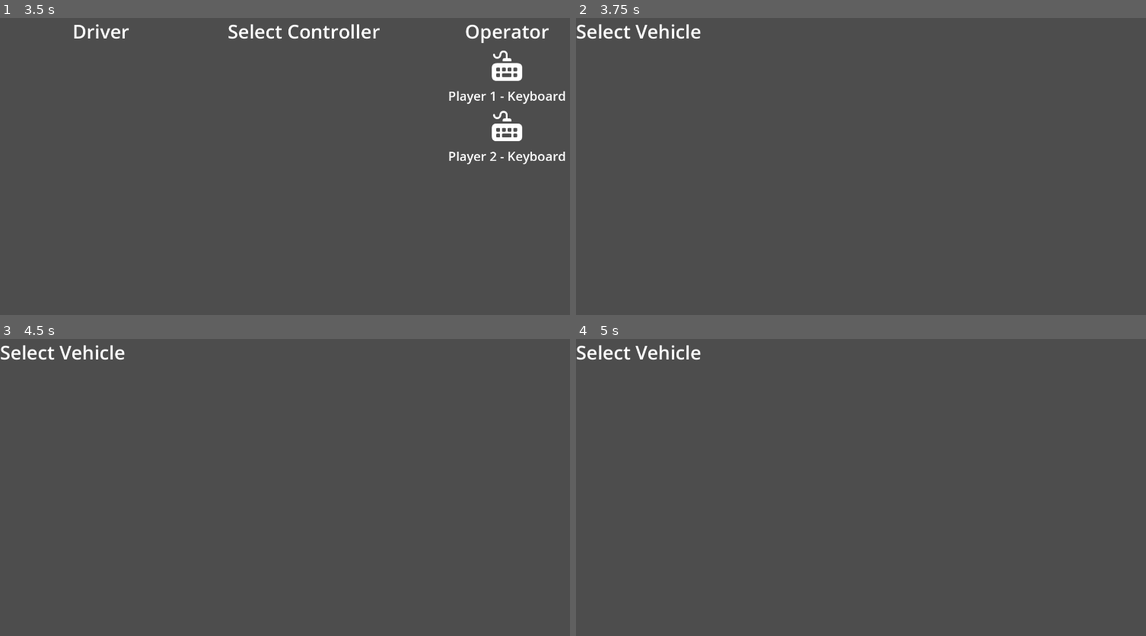
Above: before the commit, frames 1-4 (two rows, left to right).
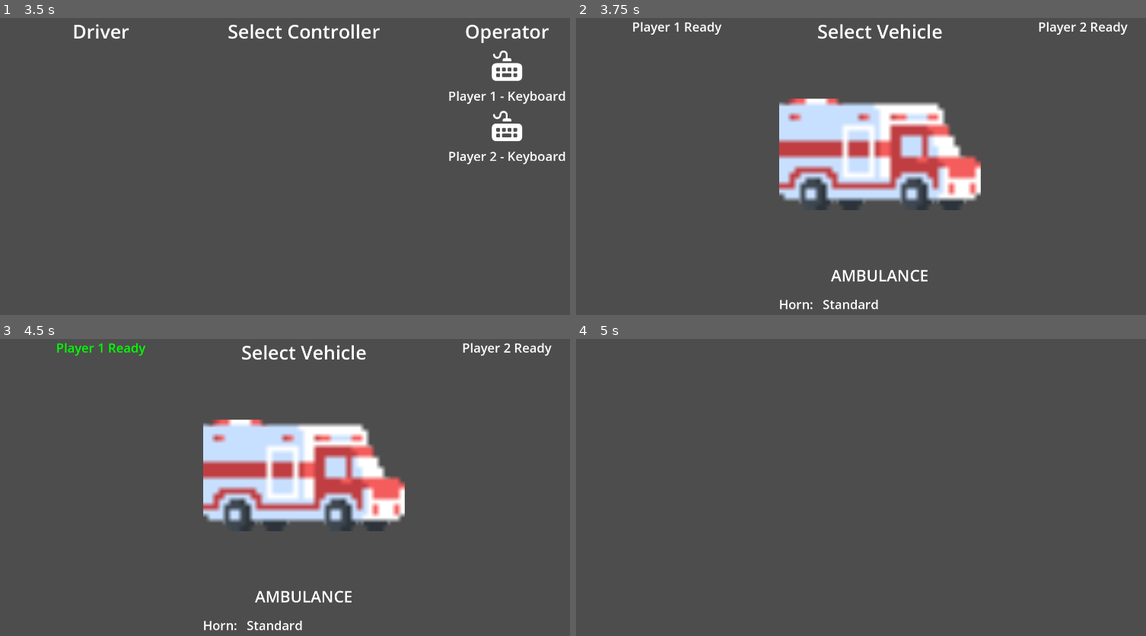
Above: after the commit, the same moments.

Repository: firefly2442/godot-tor-sven-game
Game: Godot game, scene res://scenes/Main.tscn
The game is run twice, just before and just after one commit, with the same random seed, the same clock (stepped at 60 frames per second) and the same inputs. The engine's default icon, where the game draws it, is replaced by a stand-in: a white triangle on a blue panel in a dark square.
Inputs:
- Up to frame 1 (3.5 s): tap Enter (action_p2) at 0.5, 0.8, 1.35, 2 s; hold D (right_p1) 0.53-1.28 s; hold E (action_p1) 0.53-1.28 s; tap Space at 1.25, 2.75 s; hold Q (back_p1) 1.28-2.03 s; tap Backspace (back_p2) at 1.55, 2.1 s; hold D (right_p1) 2.03-2.78 s; tap Left (left_p2) at 2.3, 2.85 s; hold W (up_p1) from 2.78 s (still down); tap Right (right_p2) at 3.05 s
- Up to frame 2 (3.75 s): tap Enter (action_p2) at 3.5 s; release W (up_p1) at 3.53 s; hold A (left_p1) from 3.53 s (still down); hold E (action_p1) from 3.53 s (still down); tap Right (right_p2) at 3.6 s
- Up to frame 3 (4.5 s): keep holding A (left_p1); tap Space at 4.25 s; release E (action_p1) at 4.28 s; tap E (action_p1) at 4.35 s
- Up to frame 4 (5 s): keep holding A (left_p1); tap Enter (action_p2) at 4.55 s

Frame 1 is identical in both runs. In frame 2, 13% of the frame differs, in the area x 0-97%, y 1-99%; in frame 3, 13%; in frame 4, 0.4%.

Commit message:
feat: add Garage Scene to select vehicle

Diff:
--- a/scenes/Garage.tscn
+++ b/scenes/Garage.tscn
@@ -1,25 +1,80 @@
-[gd_scene load_steps=2 format=3 uid="uid://b5t5uspulig2g"]
+[gd_scene load_steps=3 format=3 uid="uid://b5t5uspulig2g"]
 
 [ext_resource type="Script" uid="uid://miwv1qfonbif" path="res://scripts/Garage.gd" id="1_75lht"]
+[ext_resource type="Texture2D" uid="uid://de2nqu1h070us" path="res://scenes/entities/player_vehicles/ambulance/ambulance.png" id="2_vgbj5"]
 
-[node name="Garage" type="Control"]
-layout_mode = 3
-anchors_preset = 15
-anchor_right = 1.0
-anchor_bottom = 1.0
-grow_horizontal = 2
-grow_vertical = 2
+[node name="Garage" type="Node2D"]
 script = ExtResource("1_75lht")
 
-[node name="HBoxContainer" type="HBoxContainer" parent="."]
-layout_mode = 0
-offset_right = 395.0
-offset_bottom = 83.0
+[node name="MarginContainer" type="MarginContainer" parent="."]
+offset_right = 1920.0
+offset_bottom = 1080.0
 
-[node name="VBoxContainer" type="VBoxContainer" parent="HBoxContainer"]
+[node name="VBoxContainer" type="VBoxContainer" parent="MarginContainer"]
 layout_mode = 2
 
-[node name="Label" type="Label" parent="HBoxContainer/VBoxContainer"]
+[node name="HBoxContainer" type="HBoxContainer" parent="MarginContainer/VBoxContainer"]
+layout_mode = 2
+size_flags_vertical = 3
+
+[node name="VBoxContainer3" type="VBoxContainer" parent="MarginContainer/VBoxContainer/HBoxContainer"]
+layout_mode = 2
+size_flags_horizontal = 3
+
+[node name="Player1ReadyLabel" type="Label" parent="MarginContainer/VBoxContainer/HBoxContainer/VBoxContainer3"]
+unique_name_in_owner = true
+layout_mode = 2
+theme_override_font_sizes/font_size = 40
+text = "Player 1 Ready"
+horizontal_alignment = 1
+
+[node name="VBoxContainer" type="VBoxContainer" parent="MarginContainer/VBoxContainer/HBoxContainer"]
+layout_mode = 2
+size_flags_horizontal = 3
+theme_override_constants/separation = 30
+
+[node name="Label" type="Label" parent="MarginContainer/VBoxContainer/HBoxContainer/VBoxContainer"]
 layout_mode = 2
 theme_override_font_sizes/font_size = 60
 text = "Select Vehicle"
+horizontal_alignment = 1
+
+[node name="VehicleTextureRect" type="TextureRect" parent="MarginContainer/VBoxContainer/HBoxContainer/VBoxContainer"]
+unique_name_in_owner = true
+layout_mode = 2
+texture = ExtResource("2_vgbj5")
+expand_mode = 4
+stretch_mode = 5
+
+[node name="VehicleLabel" type="Label" parent="MarginContainer/VBoxContainer/HBoxContainer/VBoxContainer"]
+unique_name_in_owner = true
+layout_mode = 2
+theme_override_font_sizes/font_size = 50
+text = "Ambulance"
+horizontal_alignment = 1
+
+[node name="HBoxContainer" type="HBoxContainer" parent="MarginContainer/VBoxContainer/HBoxContainer/VBoxContainer"]
+layout_mode = 2
+theme_override_constants/separation = 30
+
+[node name="HornLabel" type="Label" parent="MarginContainer/VBoxContainer/HBoxContainer/VBoxContainer/HBoxContainer"]
+layout_mode = 2
+theme_override_font_sizes/font_size = 40
+text = "Horn:"
+
+[node name="SelectedHornLabel" type="Label" parent="MarginContainer/VBoxContainer/HBoxContainer/VBoxContainer/HBoxContainer"]
+unique_name_in_owner = true
+layout_mode = 2
+theme_override_font_sizes/font_size = 40
+text = "Standard"
+
+[node name="VBoxContainer2" type="VBoxContainer" parent="MarginContainer/VBoxContainer/HBoxContainer"]
+layout_mode = 2
+size_flags_horizontal = 3
+
+[node name="Player2ReadyLabel" type="Label" parent="MarginContainer/VBoxContainer/HBoxContainer/VBoxContainer2"]
+unique_name_in_owner = true
+layout_mode = 2
+theme_override_font_sizes/font_size = 40
+text = "Player 2 Ready"
+horizontal_alignment = 1
--- a/scenes/entities/player_vehicles/ambulance/ambulance.tres
+++ b/scenes/entities/player_vehicles/ambulance/ambulance.tres
@@ -1,9 +1,11 @@
-[gd_resource type="Resource" script_class="vehicle_resource" load_steps=2 format=3 uid="uid://dhgr0cdhk6bwe"]
+[gd_resource type="Resource" script_class="vehicle_resource" load_steps=3 format=3 uid="uid://dhgr0cdhk6bwe"]
 
 [ext_resource type="Script" uid="uid://cfalb38rhymnv" path="res://scenes/entities/player_vehicles/vehicle_resource.gd" id="1_me21k"]
+[ext_resource type="Texture2D" uid="uid://de2nqu1h070us" path="res://scenes/entities/player_vehicles/ambulance/ambulance.png" id="2_i5tvn"]
 
 [resource]
 script = ExtResource("1_me21k")
 speed = 20.0
 vehicletype = 0
+texture = ExtResource("2_i5tvn")
 metadata/_custom_type_script = "uid://cfalb38rhymnv"
--- a/scenes/entities/player_vehicles/firetruck/firetruck.tres
+++ b/scenes/entities/player_vehicles/firetruck/firetruck.tres
@@ -1,9 +1,11 @@
-[gd_resource type="Resource" script_class="vehicle_resource" load_steps=2 format=3 uid="uid://blmojbbdjr07"]
+[gd_resource type="Resource" script_class="vehicle_resource" load_steps=3 format=3 uid="uid://blmojbbdjr07"]
 
 [ext_resource type="Script" uid="uid://cfalb38rhymnv" path="res://scenes/entities/player_vehicles/vehicle_resource.gd" id="1_nirs3"]
+[ext_resource type="Texture2D" uid="uid://bmyb6obpyxdmq" path="res://scenes/entities/player_vehicles/firetruck/firetruck.png" id="2_ocj4q"]
 
 [resource]
 script = ExtResource("1_nirs3")
 speed = 20.0
 vehicletype = 1
+texture = ExtResource("2_ocj4q")
 metadata/_custom_type_script = "uid://cfalb38rhymnv"
--- a/scenes/entities/player_vehicles/policecar/policecar.tres
+++ b/scenes/entities/player_vehicles/policecar/policecar.tres
@@ -1,9 +1,11 @@
-[gd_resource type="Resource" script_class="vehicle_resource" load_steps=2 format=3 uid="uid://ccnrt1tmmm6dj"]
+[gd_resource type="Resource" script_class="vehicle_resource" load_steps=3 format=3 uid="uid://ccnrt1tmmm6dj"]
 
 [ext_resource type="Script" uid="uid://cfalb38rhymnv" path="res://scenes/entities/player_vehicles/vehicle_resource.gd" id="1_d1erk"]
+[ext_resource type="Texture2D" uid="uid://du64q8qi84wu0" path="res://scenes/entities/player_vehicles/policecar/policecar.png" id="2_85aft"]
 
 [resource]
 script = ExtResource("1_d1erk")
 speed = 25.0
 vehicletype = 2
+texture = ExtResource("2_85aft")
 metadata/_custom_type_script = "uid://cfalb38rhymnv"
--- a/scenes/entities/player_vehicles/schoolbus/schoolbus.tres
+++ b/scenes/entities/player_vehicles/schoolbus/schoolbus.tres
@@ -1,9 +1,11 @@
-[gd_resource type="Resource" script_class="vehicle_resource" load_steps=2 format=3 uid="uid://b6f435xspe71g"]
+[gd_resource type="Resource" script_class="vehicle_resource" load_steps=3 format=3 uid="uid://b6f435xspe71g"]
 
 [ext_resource type="Script" uid="uid://cfalb38rhymnv" path="res://scenes/entities/player_vehicles/vehicle_resource.gd" id="1_ksw8w"]
+[ext_resource type="Texture2D" uid="uid://ch7ocv76wjxxy" path="res://scenes/entities/player_vehicles/schoolbus/schoolbus.png" id="2_2m27m"]
 
 [resource]
 script = ExtResource("1_ksw8w")
 speed = 10.0
 vehicletype = 3
+texture = ExtResource("2_2m27m")
 metadata/_custom_type_script = "uid://cfalb38rhymnv"
--- a/scenes/entities/player_vehicles/towtruck/towtruck.tres
+++ b/scenes/entities/player_vehicles/towtruck/towtruck.tres
@@ -1,9 +1,11 @@
-[gd_resource type="Resource" script_class="vehicle_resource" load_steps=2 format=3 uid="uid://beu2y01pvh78r"]
+[gd_resource type="Resource" script_class="vehicle_resource" load_steps=3 format=3 uid="uid://beu2y01pvh78r"]
 
 [ext_resource type="Script" uid="uid://cfalb38rhymnv" path="res://scenes/entities/player_vehicles/vehicle_resource.gd" id="1_3q68h"]
+[ext_resource type="Texture2D" uid="uid://bi4jriyfvk3tf" path="res://scenes/entities/player_vehicles/towtruck/towtruck.png" id="2_p5uex"]
 
 [resource]
 script = ExtResource("1_3q68h")
 speed = 12.0
 vehicletype = 4
+texture = ExtResource("2_p5uex")
 metadata/_custom_type_script = "uid://cfalb38rhymnv"
--- a/scenes/entities/player_vehicles/vehicle_resource.gd
+++ b/scenes/entities/player_vehicles/vehicle_resource.gd
@@ -3,6 +3,7 @@
 
 @export var speed: float ## the vehicle speed
 @export var vehicletype: vehicle_type ## the type of vehicle
+@export var texture: Texture2D ## image texture of vehicle
 
 enum vehicle_type {
 	AMBULANCE,
--- a/scripts/Garage.gd
+++ b/scripts/Garage.gd
@@ -1,4 +1,49 @@
 extends Node2D
+
+var available_vehicles: Array[String] = [
+	"uid://dhgr0cdhk6bwe",
+	"uid://blmojbbdjr07",
+	"uid://ccnrt1tmmm6dj",
+	"uid://b6f435xspe71g",
+	"uid://beu2y01pvh78r"
+]
+var selected_vehicle_index: int = 0
+
+var player1_ready: bool = false
+var player2_ready: bool = false
 
 func _ready() -> void:
 	pass
+
+func _unhandled_input(_event: InputEvent) -> void:
+	if Utility.player1_selected == "Driver" and Input.is_action_just_pressed("left_p1") and selected_vehicle_index != 0:
+		selected_vehicle_index = selected_vehicle_index - 1
+	if Utility.player1_selected == "Driver" and Input.is_action_just_pressed("right_p1") and selected_vehicle_index != available_vehicles.size()-1:
+		selected_vehicle_index = selected_vehicle_index + 1
+	if Utility.player2_selected == "Driver" and Input.is_action_just_pressed("left_p2") and selected_vehicle_index != 0:
+		selected_vehicle_index = selected_vehicle_index - 1
+	if Utility.player2_selected == "Driver" and Input.is_action_just_pressed("right_p2") and selected_vehicle_index != available_vehicles.size()-1:
+		selected_vehicle_index = selected_vehicle_index + 1
+
+	if Input.is_action_just_pressed("action_p1"):
+		player1_ready = true
+		$%Player1ReadyLabel.modulate = Color.GREEN
+	if Input.is_action_just_pressed("action_p2"):
+		player2_ready = true
+		$%Player2ReadyLabel.modulate = Color.GREEN
+	if Input.is_action_just_pressed("back_p1"):
+		player1_ready = false
+		$%Player1ReadyLabel.modulate = Color.WHITE
+	if Input.is_action_just_pressed("back_p2"):
+		player2_ready = false
+		$%Player2ReadyLabel.modulate = Color.WHITE
+
+func _process(_delta: float) -> void:
+	var vehicle: vehicle_resource = load(available_vehicles[selected_vehicle_index]).duplicate()
+	$%VehicleTextureRect.texture = vehicle.texture
+	$%VehicleLabel.text = vehicle.vehicle_type.keys()[vehicle.vehicletype]
+
+	Utility.selected_vehicle = vehicle
+
+	if player1_ready and player2_ready:
+		SceneSwitcher.switch_scene("uid://y2yrudm57l61") # Load into the City
--- a/scripts/singletons/Utility.gd
+++ b/scripts/singletons/Utility.gd
@@ -2,3 +2,5 @@
 
 var player1_selected: String = ""
 var player2_selected: String = ""
+
+var selected_vehicle: vehicle_resource
